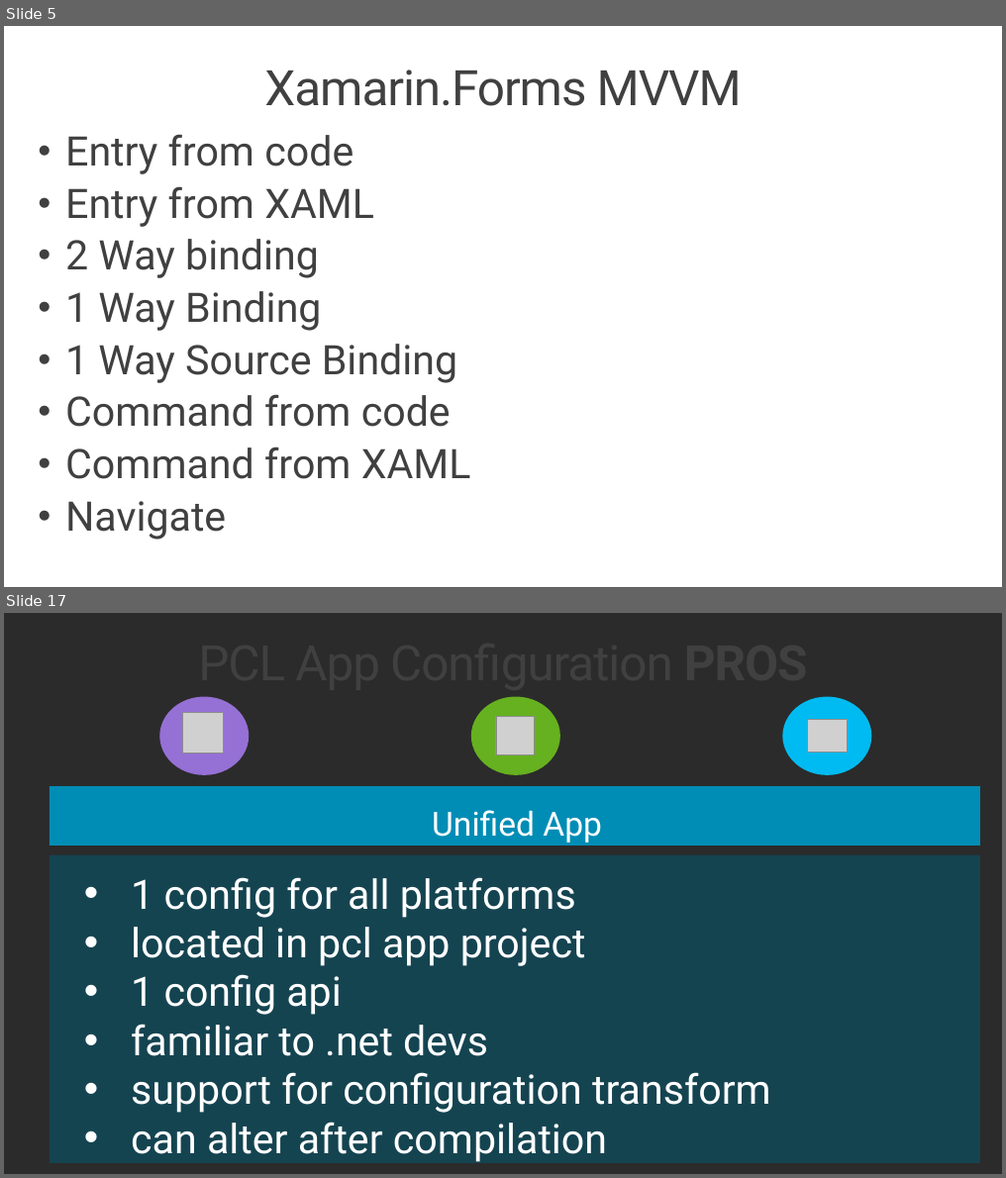
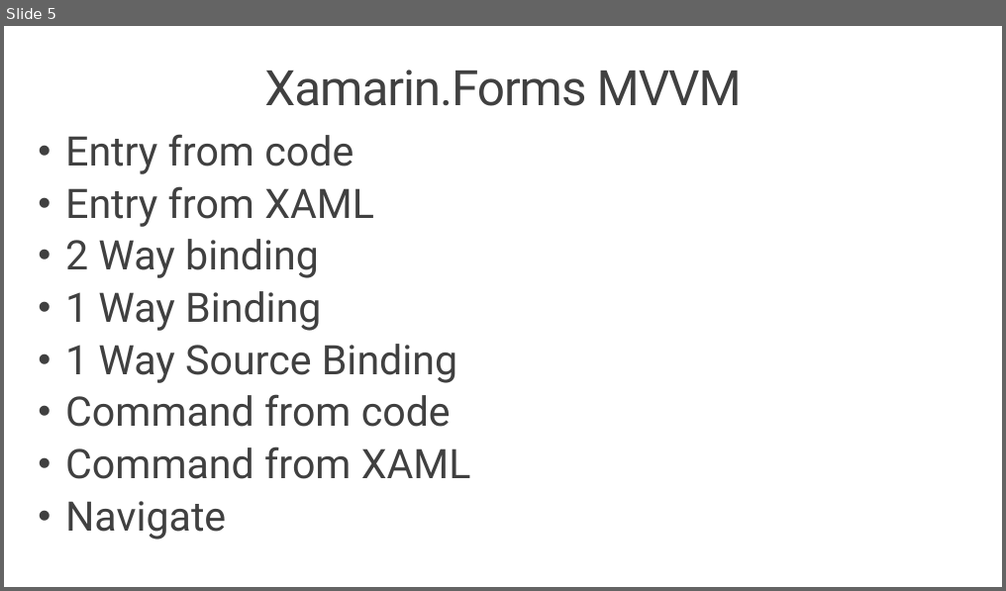
Before and after one commit to Xamariners/SDNMD_140916_MVVMBestPractices, a slide deck: MVVMBestPractices.pptx. Shown one above the other, each under a label of ours: slides 5 and 17 before the commit, slide 5 after it; the slides between them are not shown. The pictures are 1006x1178 and 1006x591 pixels, drawn with LibreOffice and Linux fonts; fonts in the diff are those of the drawing; grey boxes stand for pictures; background and template pictures are left out; a plain dark background stands for a picture behind light text. Boxes give left, top, right and bottom in pixels: in the first picture for what was removed or moved away, otherwise in the second. Text is boxed around its words. In the diff, an @@ line names an element or a change of style, - is before the commit and + after.

```diff
--- a/MVVMBestPractices.pptx
+++ b/MVVMBestPractices.pptx
@@ slide 17 removed at [4,613,1002,1174], background picture (left out) @@
@@ title removed at [26,632,980,705] @@
-PCL App Configuration PROS
@@ ellipse removed at [159,697,249,775] @@
@@ ellipse removed at [471,697,560,775] @@
@@ ellipse removed at [782,697,871,775] @@
@@ picture removed at [182,713,223,753] @@
@@ picture removed at [496,716,534,755] @@
@@ picture removed at [807,719,847,753] @@
@@ rectangle removed at [50,786,980,846] @@
-Unified App
@@ rectangle removed at [50,856,980,1164] @@
@@ text removed at [131,877,771,1162] @@
-• 1 config for all platforms
-• located in pcl app project
-• 1 config api
-• familiar to .net devs
-• support for configuration transform
-• can alter after compilation
```
Also in this commit, not shown: 2 slides changed, 11 other slides removed, 6 other files.
